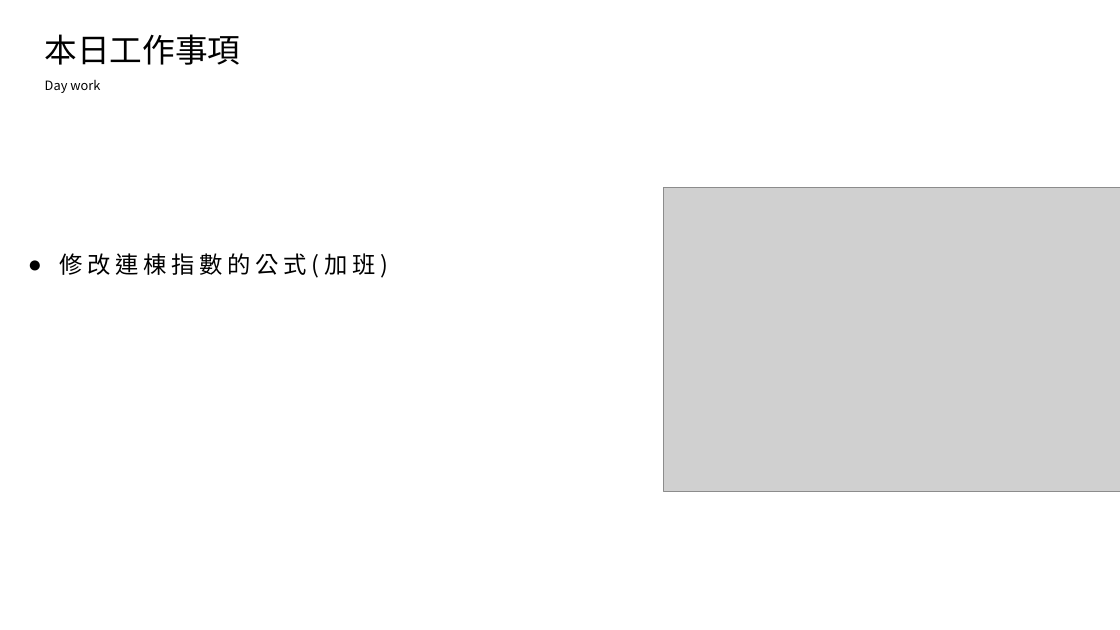
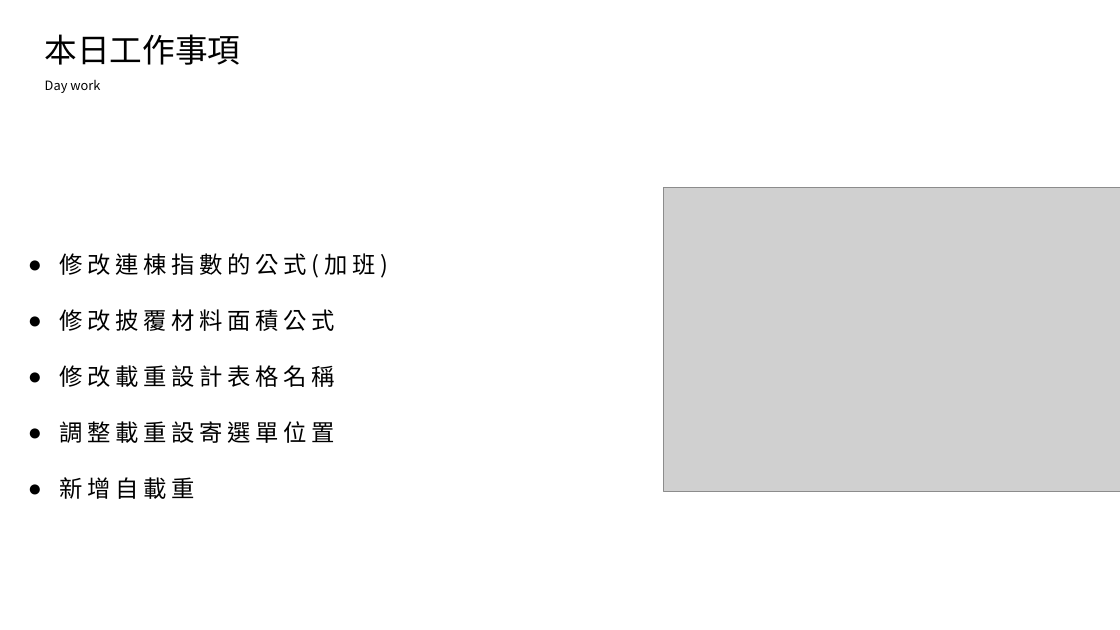
Before and after one commit to king637324/KnowledgeGreenhouseSystem, a slide deck: slide 2 of 工作日報_葉柏漢/2021.10/2021.10.19(加班)_2021.10.20工作日報_葉柏漢.pptx. Drawn at 1120x630 pixels with LibreOffice and Linux fonts; fonts in the diff are those of the drawing; grey boxes stand for pictures. Boxes give left, top, right and bottom in pixels: in the first picture for what was removed or moved away, otherwise in the second. Text is boxed around its words. In the diff, an @@ line names an element or a change of style, - is before the commit and + after.

```diff
--- a/工作日報_葉柏漢/2021.10/2021.10.19(加班)_2021.10.20工作日報_葉柏漢.pptx
+++ b/工作日報_葉柏漢/2021.10/2021.10.19(加班)_2021.10.20工作日報_葉柏漢.pptx
@@ text at bbox=[59, 309, 335, 499]: paragraphs added @@
+● 修改披覆材料面積公式
+● 修改載重設計表格名稱
+● 調整載重設寄選單位置
+● 新增自載重
```
Also in this commit, not shown: 2 slides added, 4 other files.
